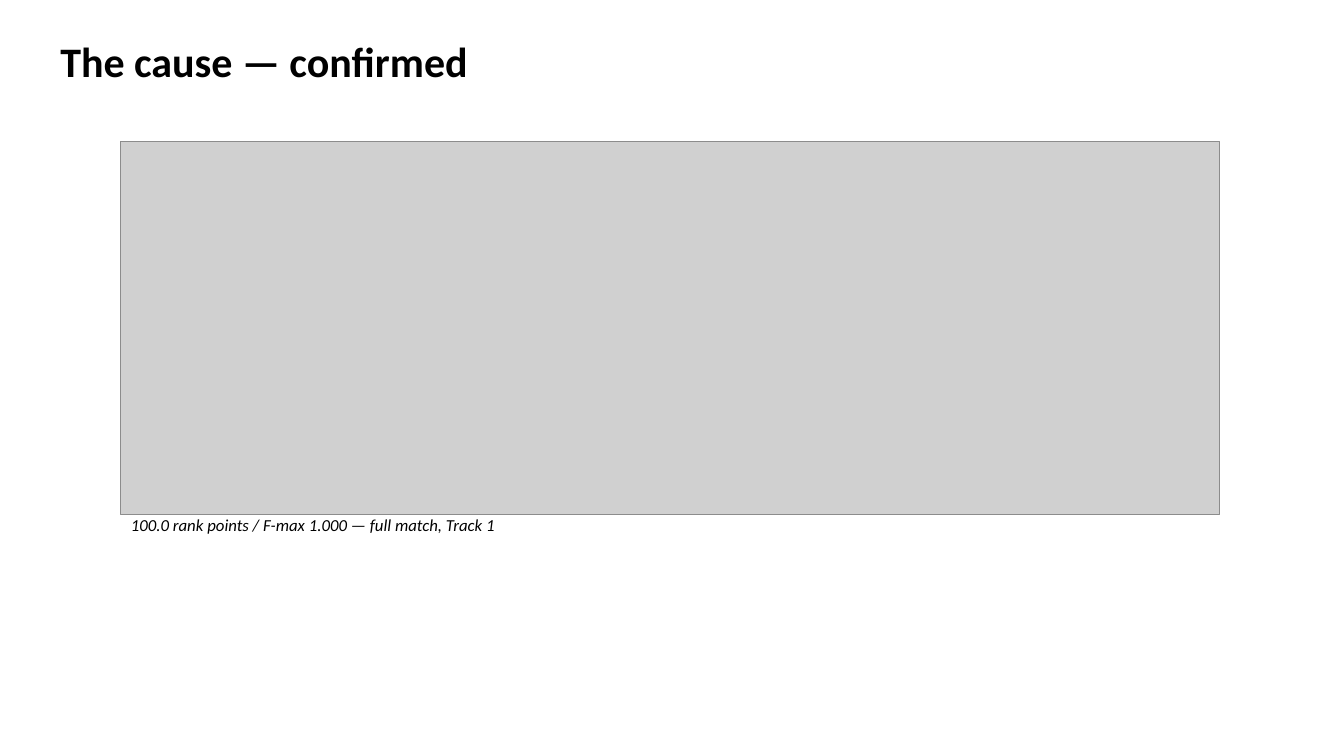
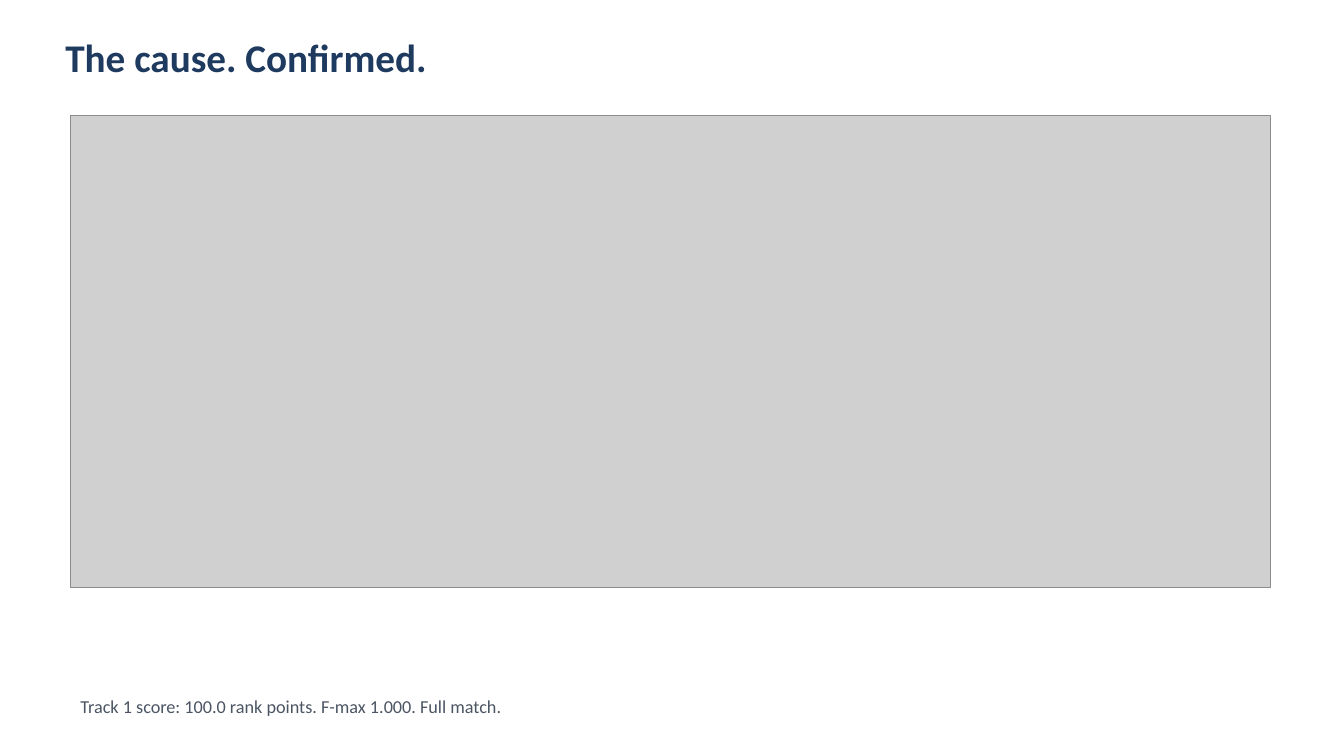
Before and after one commit to bigbag/mva-hackathon-2026, a slide deck: slide 2 of track2/slides/pitch_deck.pptx. Drawn at 1344x756 pixels with LibreOffice and Linux fonts; fonts in the diff are those of the drawing; grey boxes stand for pictures. Boxes give left, top, right and bottom in pixels: in the first picture for what was removed or moved away, otherwise in the second. Text is boxed around its words. In the diff, an @@ line names an element or a change of style, - is before the commit and + after.

Commit message:
Rewrite reports and decks in Simplified Technical English; rebuild figures
Fix overlapping domain-map labels, remove marketing metaphors from slides
and the video script, and plot Exomiser ranks from the genome-wide TSV.

```diff
--- a/track2/slides/pitch_deck.pptx
+++ b/track2/slides/pitch_deck.pptx
@@ text at <box>65,44,426,73</box>: text changed; size 30 to 28 pt; text colour #000000 to #1E3A5F @@
-The cause — confirmed
+The cause. Confirmed.
@@ picture: place and size @@
-picture at <box>121,141,1220,515</box>
+picture at <box>71,116,1270,588</box>
@@ text at <box>80,700,501,716</box>: text changed; size 12 to 13 pt; text colour #000000 to #4B5563; italic off @@
-100.0 rank points / F-max 1.000 — full match, Track 1
+Track 1 score: 100.0 rank points. F-max 1.000. Full match.
```
Also in this commit, not shown: 11 other slides changed, 15 other files.
